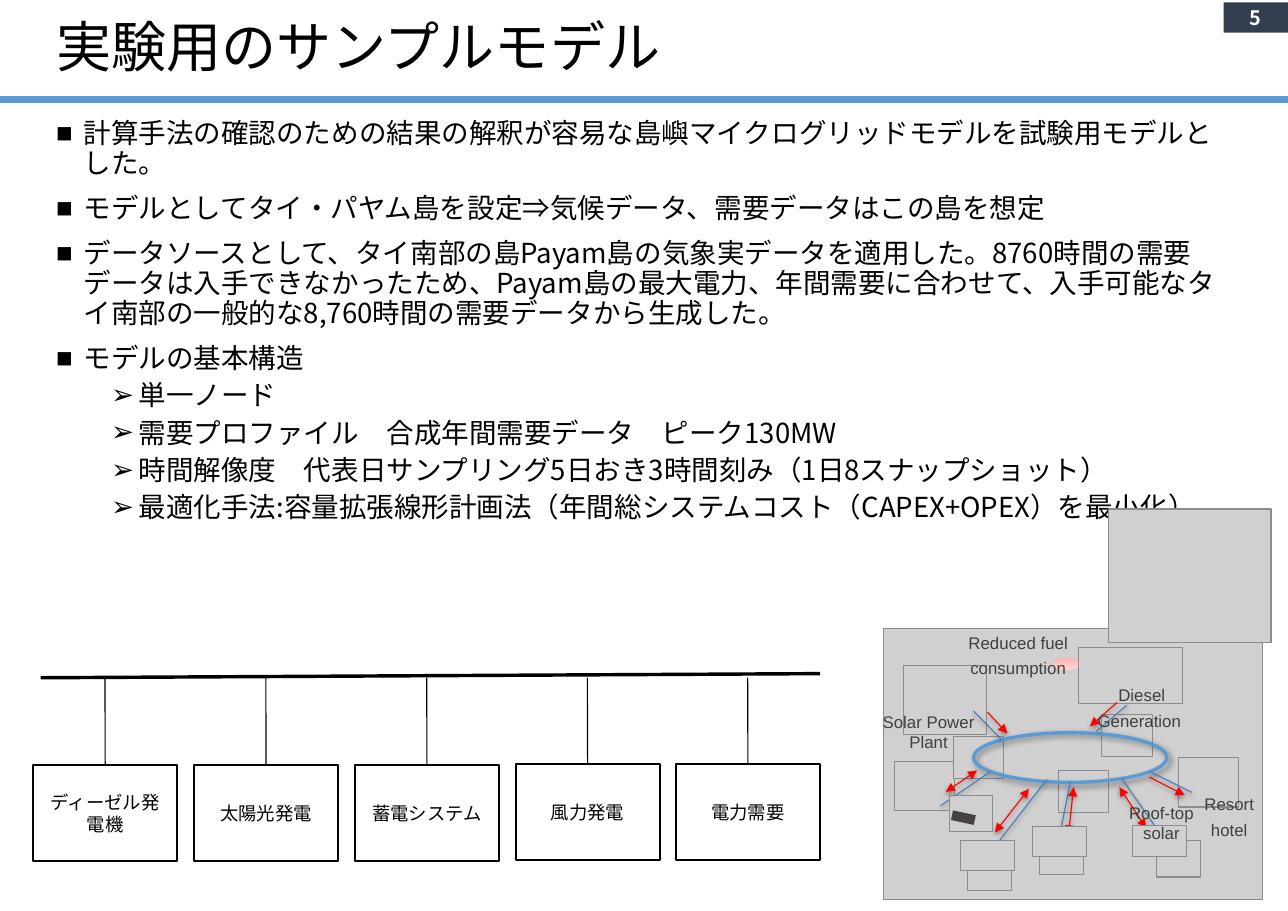
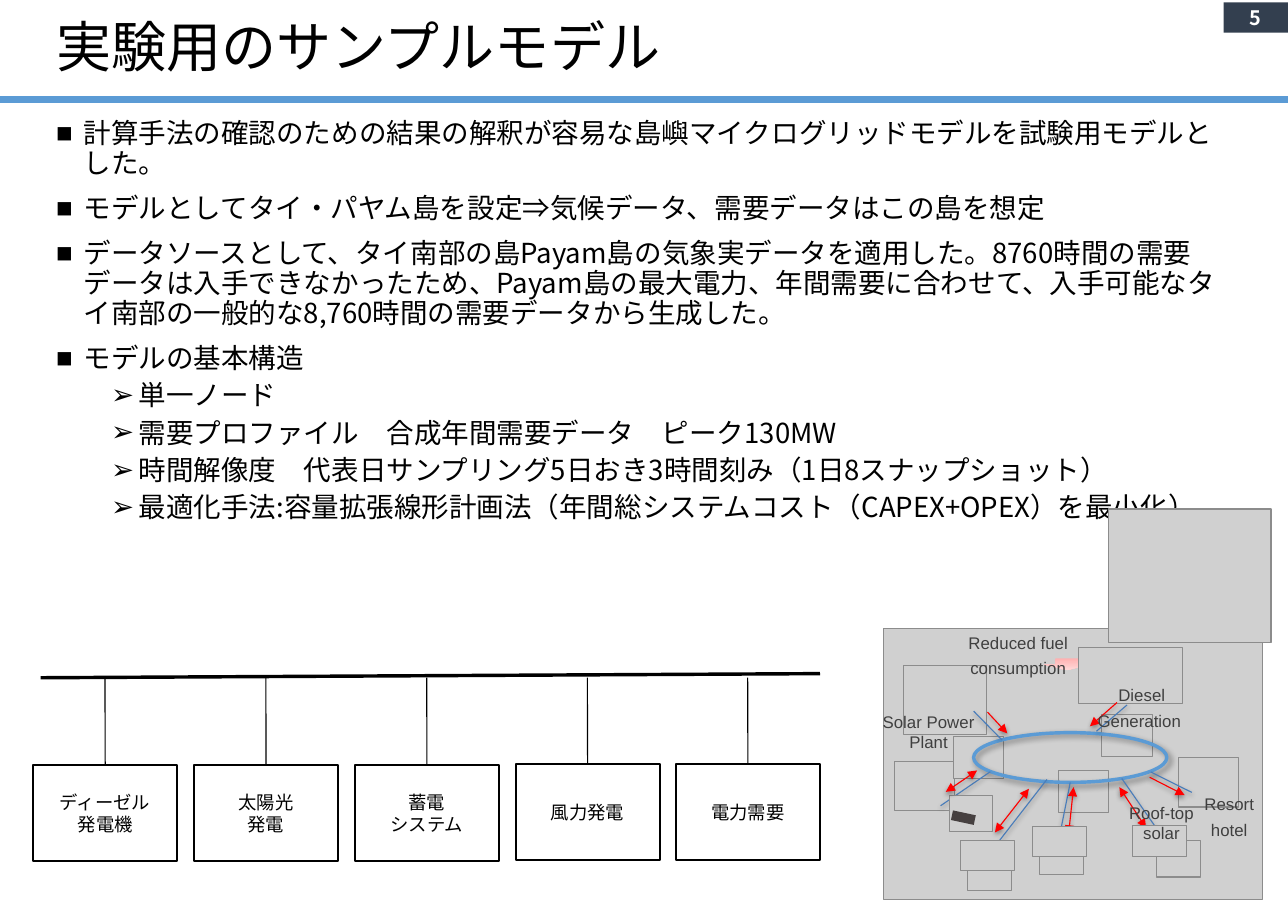
Before and after one commit to yanase1147/GSA-02, a slide deck: slide 5 of Study Outline.pptx. Drawn at 1288x911 pixels with LibreOffice and Linux fonts; fonts in the diff are those of the drawing; grey boxes stand for pictures; background and template pictures are left out. Boxes give left, top, right and bottom in pixels: in the first picture for what was removed or moved away, otherwise in the second. Text is boxed around its words. In the diff, an @@ line names an element or a change of style, - is before the commit and + after.

```diff
--- a/Study Outline.pptx
+++ b/Study Outline.pptx
@@ text in rectangle at box(60, 793, 150, 833): text changed @@
-ディーゼル発電機
+ディーゼル
+発電機
@@ text in rectangle at box(238, 793, 293, 833): text changed @@
-太陽光発電
+太陽光
+発電
@@ text in rectangle at box(390, 793, 463, 832): text changed @@
-蓄電システム
+蓄電
+システム
```
Also in this commit, not shown: 15 other slides changed.
